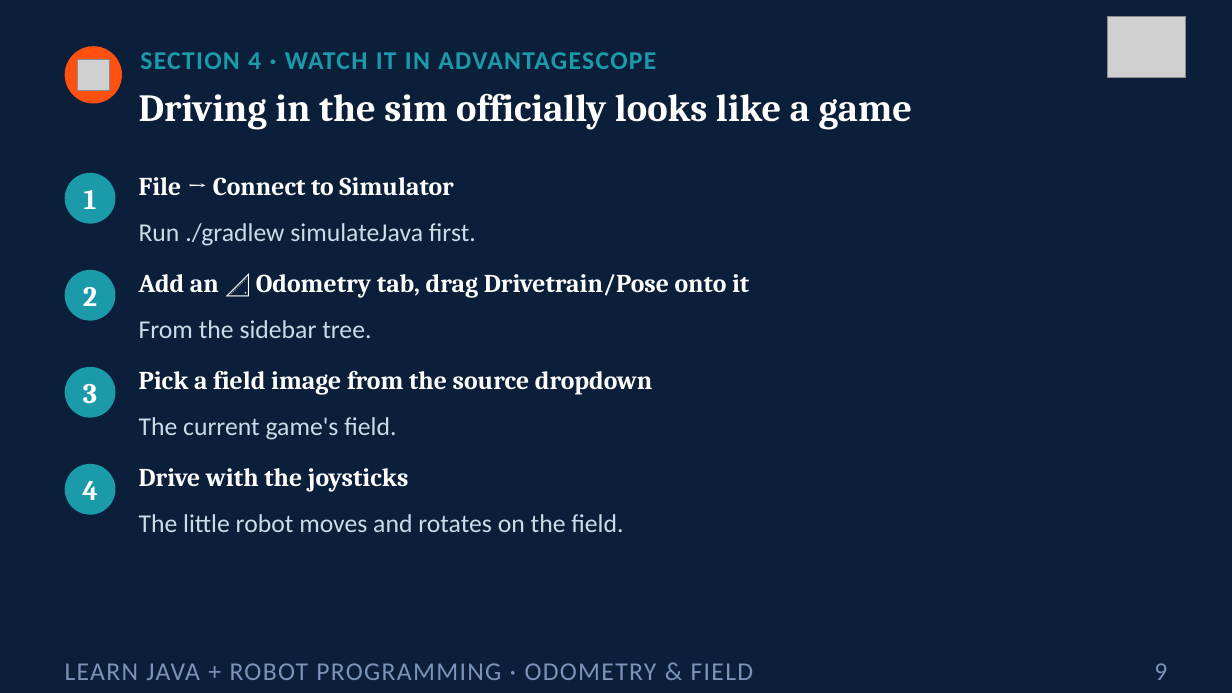
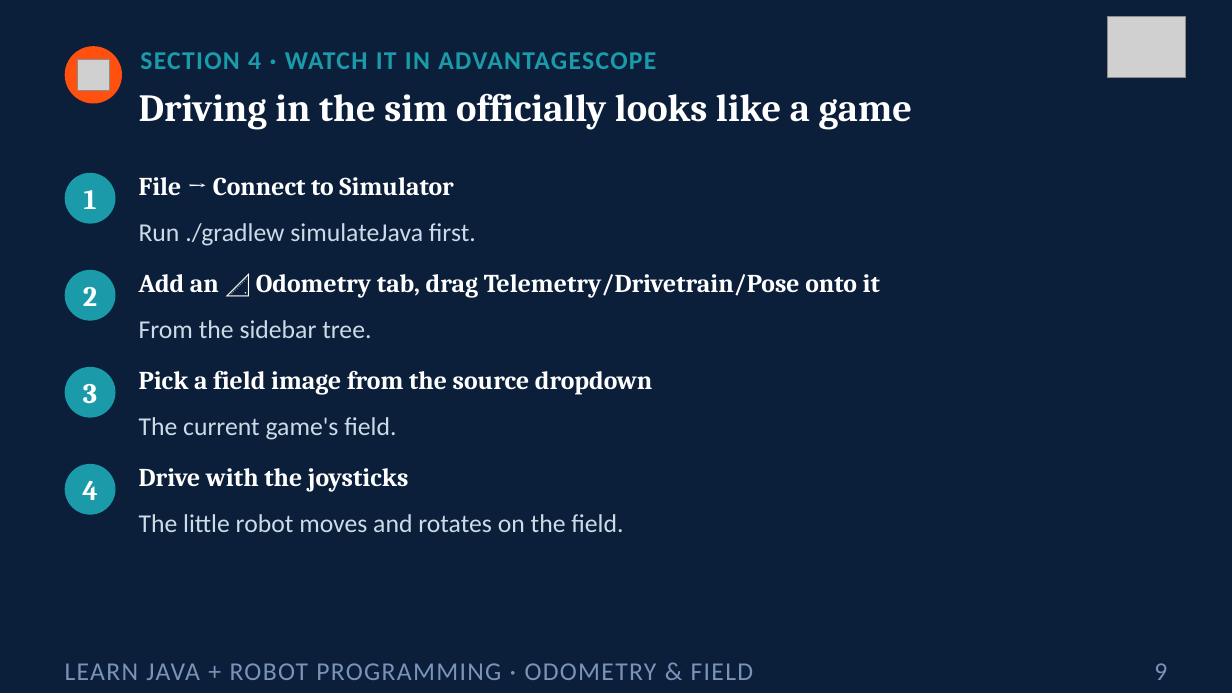
Before and after one commit to FRC5010/BasicRobotLessons, a slide deck: slide 9 of docs/presentations/v3/11-odometry-field.pptx. Drawn at 1232x693 pixels with LibreOffice and Linux fonts; fonts in the diff are those of the drawing; grey boxes stand for pictures. Boxes give left, top, right and bottom in pixels: in the first picture for what was removed or moved away, otherwise in the second. Text is boxed around its words. In the diff, an @@ line names an element or a change of style, - is before the commit and + after.

```diff
--- a/docs/presentations/v3/11-odometry-field.pptx
+++ b/docs/presentations/v3/11-odometry-field.pptx
@@ text at (x1=139, y1=274, x2=880, y2=297): text changed @@
-Add an 📐 Odometry tab, drag Drivetrain/Pose onto it
+Add an 📐 Odometry tab, drag Telemetry/Drivetrain/Pose onto it
```
Also in this commit, not shown: 3 other slides changed, 23 other files.
